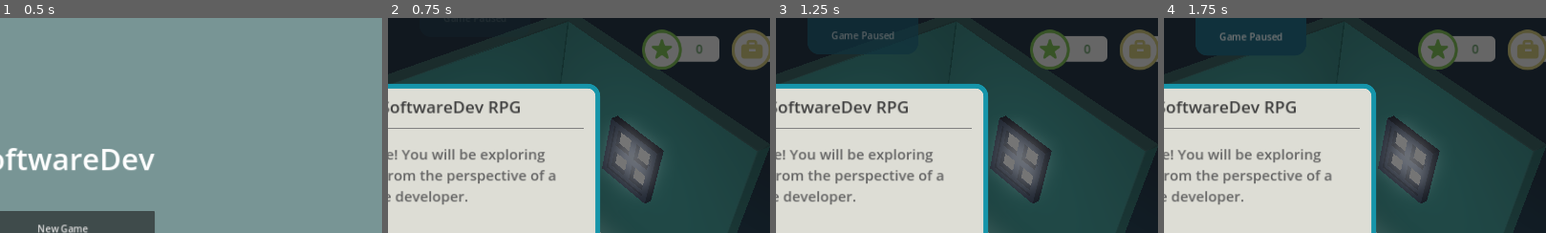
Above: before the commit, frames 1-4 (left to right).
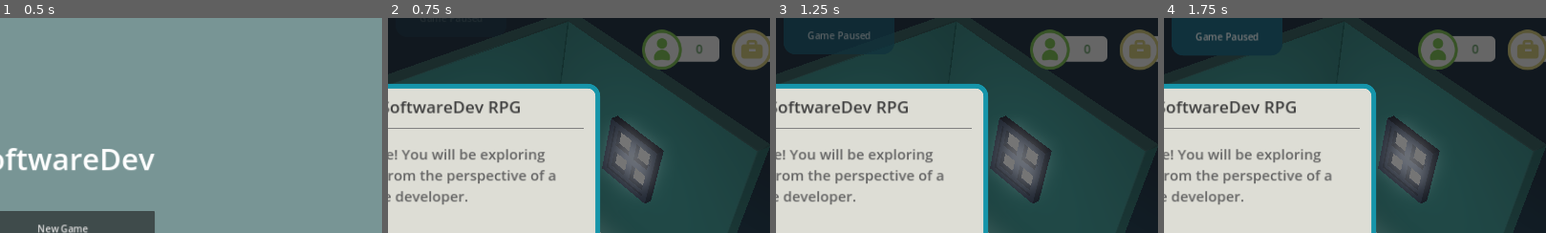
Above: after the commit, the same moments.

Repository: Xavier-IV/silver-ili
Game: Godot game, scene res://main.tscn
Two runs of this game, one before a commit and one after it. Both use one fixed random seed, a clock stepped at 60 frames per second and the inputs below.
Inputs:
- Up to frame 1 (0.5 s): no input
- Up to frame 2 (0.75 s): click "New Game" at 0.5 s
- Up to frame 3 (1.25 s): no input
- Up to frame 4 (1.75 s): click "Career" at 1.25 s
The pictures show only the part of the screen within x 42-92%, y 0-50%; the shares and areas given below are measured in that part.

Frame 1 is identical in both runs. In frame 2, 0.2% of the frame differs, in the area x 69-75%, y 9-20%; in frame 3, 0.6%; in frame 4, 2.1%, in the area x 2-75%, y 0-20%.

Commit message:
feat: Integrate work reputation

Diff:
--- a/arts/circle_stat.svg
+++ b/arts/circle_stat.svg
@@ -1,5 +1,6 @@
 <svg width="130" height="67" viewBox="0 0 130 67" fill="none" xmlns="http://www.w3.org/2000/svg">
-<path d="M56.5583 10.1299H120C125.523 10.1299 130 14.607 130 20.1299V43.1818C130 48.7047 125.523 53.1818 120 53.1818H56.5583V10.1299Z" fill="#D9D9D9"/>
+<path d="M56.5586 10.1299H120C125.523 10.1299 130 14.607 130 20.1299V43.1818C130 48.7047 125.523 53.1818 120 53.1818H56.5586V10.1299Z" fill="#D9D9D9"/>
 <circle cx="33.3442" cy="33.3442" r="30.8442" fill="#D9D9D9" stroke="#64A939" stroke-width="5"/>
-<path d="M31.4421 16.8281C32.0408 14.9855 34.6477 14.9855 35.2464 16.8281L37.9176 25.0494C38.1854 25.8735 38.9533 26.4314 39.8197 26.4314H48.4641C50.4016 26.4314 51.2071 28.9106 49.6397 30.0494L42.6462 35.1305C41.9453 35.6398 41.652 36.5425 41.9197 37.3666L44.591 45.5879C45.1897 47.4305 43.0807 48.9627 41.5133 47.8239L34.5198 42.7429C33.8188 42.2336 32.8697 42.2336 32.1687 42.7429L25.1752 47.8239C23.6078 48.9627 21.4988 47.4305 22.0975 45.5879L24.7688 37.3666C25.0365 36.5425 24.7432 35.6398 24.0423 35.1305L17.0488 30.0494C15.4814 28.9106 16.2869 26.4314 18.2244 26.4314H26.8688C27.7352 26.4314 28.5031 25.8735 28.7709 25.0494L31.4421 16.8281Z" fill="#64A939"/>
+<path d="M47.031 46.5962C47.031 54.0606 40.9799 49.7763 33.5155 49.7763C26.0511 49.7763 20 54.0606 20 46.5962C20 39.1318 26.0511 33.0807 33.5155 33.0807C40.9799 33.0807 47.031 39.1318 47.031 46.5962Z" fill="#64A939"/>
+<circle cx="33.5153" cy="22.7453" r="8.74532" fill="#64A939"/>
 </svg>
--- a/globals/global_job.gd
+++ b/globals/global_job.gd
@@ -21,9 +21,7 @@
 
 
 func _on_hour_advanced():
-	print("hour advanced")
 	if currently_working():
-		print("currently working")
 		if GlobalDateTime.get_hour() == GlobalVar.employment_detail["working_hours"][0]:
 			var _notification = GlobalSignal.Notification.new()
 
--- a/globals/global_save.gd
+++ b/globals/global_save.gd
@@ -7,7 +7,6 @@
 
 
 func save():
-	print("Saving game...")
 	emit_signal("sig_saving_game")
 	var global_employment = {
 		"current": GlobalVar.current_job, "detail": GlobalVar.employment_detail
@@ -42,7 +41,6 @@
 
 
 func load():
-	print("Loading game...use a lot resource")
 	if not FileAccess.file_exists("user://savegame.save"):
 		return  # Error! We don't have a save to load.
 
@@ -64,7 +62,6 @@
 			)
 			continue
 		var node_data = json.data
-		print(node_data["global_employment"])
 		GlobalVar.current_job = node_data["global_employment"]["current"]
 		GlobalVar.employment_detail = node_data["global_employment"]["detail"]
 
--- a/globals/global_var.gd
+++ b/globals/global_var.gd
@@ -12,10 +12,10 @@
 
 var employment_detail = {
 	"job_id": 0,
-	"employer_name": "Example employer",
+	"employer_name": "",
 	"description": "",
 	"role": "",
-	"salary": 10000,
+	"salary": 0.0,
 	"start_date": "",
 	"end_date": "",
 	"status": "Pending",
--- a/scenes/MainMenu/play_button.gd
+++ b/scenes/MainMenu/play_button.gd
@@ -3,8 +3,6 @@
 
 # Called when the node enters the scene tree for the first time.
 func _ready():
-	DirAccess.remove_absolute("user://savegame.save")
-
 	if not FileAccess.file_exists("user://savegame.save"):
 		return  # Error! We don't have a save to load.
 
@@ -12,7 +10,5 @@
 
 
 func _pressed():
-	print("Button pressed")
 	GlobalSave.load()
-	# GlobalDateTime.set_paused(false)
 	get_tree().change_scene_to_file("res://scenes/Game/game_scene.tscn")
--- a/scenes/game_scene.tscn
+++ b/scenes/game_scene.tscn
@@ -1,6 +1,5 @@
-[gd_scene load_steps=9 format=3 uid="uid://w11w5237gwag"]
+[gd_scene load_steps=8 format=3 uid="uid://w11w5237gwag"]
 
-[ext_resource type="Script" path="res://main.gd" id="1_qsenr"]
 [ext_resource type="PackedScene" uid="uid://dmk3b3rglyv4k" path="res://scenes/table.tscn" id="2_w2vkb"]
 [ext_resource type="PackedScene" uid="uid://coxw0lsua1i7k" path="res://scenes/monitor.tscn" id="3_5xmrd"]
 [ext_resource type="PackedScene" uid="uid://cyk1fh4jmfcad" path="res://scenes/mini_room.tscn" id="4_88i73"]
@@ -16,7 +15,6 @@
 glow_enabled = true
 
 [node name="Main" type="Node3D"]
-script = ExtResource("1_qsenr")
 
 [node name="Timer" type="Timer" parent="."]
 wait_time = 0.5
--- a/scenes/menus/career_button.gd
+++ b/scenes/menus/career_button.gd
@@ -2,22 +2,4 @@
 
 
 func _on_pressed():
-	print("exec")
 	%CareerPanel.visible = true
-# 	var margin = MarginContainer.new()
-# 	margin.z_index = 3
-# 	margin.add_theme_constant_override("margin_left", 20)
-# 	margin.add_theme_constant_override("margin_top", 20)
-# 	margin.add_theme_constant_override("margin_right", 20)
-# 	margin.add_theme_constant_override("margin_bottom", 20)
-
-# 	var career_panel = preload("res://scenes/menus/panels/section_panel.tscn").instantiate()
-# 	career_panel.section_name = "My Career"
-# 	career_panel.connect("_on_close_button_pressed", _on_close_button_pressed)
-# 	margin.add_child(career_panel)
-# 	%SideControl.add_child(margin)
-# 	# %SideControl.move_child(margin, 0)
-
-# func _on_close_button_pressed():
-# 	print("close")
-# %SideControl.remove_child(%SideControl.get_child(0))
--- a/scenes/menus/find_job/find_job_button.gd
+++ b/scenes/menus/find_job/find_job_button.gd
@@ -13,15 +13,3 @@
 
 func _on_pressed():
 	%FindJobPanel.visible = true
-	# print("exec job")
-	# var margin = MarginContainer.new()
-	# margin.add_theme_constant_override("margin_left", 20)
-	# margin.add_theme_constant_override("margin_top", 20)
-	# margin.add_theme_constant_override("margin_right", 20)
-	# margin.add_theme_constant_override("margin_bottom", 20)
-
-	# var job_panel = preload("res://scenes/menus/panels/section_panel.tscn").instantiate()
-	# job_panel.section_name = "Find Job"
-	# margin.add_child(job_panel)
-	# %SideControl.add_child(margin)
-	# # %SideControl.move_child(margin, 0)
--- a/scenes/menus/find_job/job_item.gd
+++ b/scenes/menus/find_job/job_item.gd
@@ -5,7 +5,6 @@
 
 # Called when the node enters the scene tree for the first time.
 func set_detail(job):
-	print("passing details")
 	_job = job
 	%Title.text = job["name"]
 	%Description.text = job["description"]
--- a/scenes/menus/find_job/job_item.tscn
+++ b/scenes/menus/find_job/job_item.tscn
@@ -14,14 +14,15 @@
 [sub_resource type="Theme" id="Theme_7k3dh"]
 
 [node name="JobItem" type="MarginContainer"]
-anchors_preset = 10
+anchors_preset = 15
 anchor_right = 1.0
-offset_bottom = 163.0
+anchor_bottom = 1.0
 grow_horizontal = 2
+grow_vertical = 2
 theme = ExtResource("1_s63hm")
-theme_override_constants/margin_left = 20
+theme_override_constants/margin_left = 0
 theme_override_constants/margin_top = 10
-theme_override_constants/margin_right = 20
+theme_override_constants/margin_right = 0
 theme_override_constants/margin_bottom = 10
 script = ExtResource("1_hf3bk")
 
--- a/scenes/menus/menu.tscn
+++ b/scenes/menus/menu.tscn
@@ -17,6 +17,7 @@
 [ext_resource type="Script" path="res://scenes/menus/stat_list.gd" id="16_6uk8p"]
 [ext_resource type="PackedScene" uid="uid://by8qa8g7sjbeu" path="res://scenes/menus/panels/career/career_details.tscn" id="16_xjug7"]
 [ext_resource type="Script" path="res://scenes/menus/panels/jobs/job_listings.gd" id="17_m13lr"]
+[ext_resource type="PackedScene" uid="uid://cqqcgq6gqvbn" path="res://scenes/menus/panels/jobs/job_listings.tscn" id="19_u2wei"]
 [ext_resource type="PackedScene" uid="uid://brvqu5rbp37cn" path="res://scenes/StatList.tscn" id="26_ragi3"]
 
 [sub_resource type="Animation" id="Animation_w2anp"]
@@ -293,20 +294,6 @@
 "version": 3
 }
 
-[sub_resource type="PackedScene" id="PackedScene_n6uoq"]
-resource_local_to_scene = true
-_bundled = {
-"conn_count": 0,
-"conns": PackedInt32Array(),
-"editable_instances": [],
-"names": PackedStringArray("JobListings", "anchors_preset", "anchor_right", "anchor_bottom", "grow_horizontal", "grow_vertical", "script", "ScrollContainer", "VBoxContainer", "z_index", "y_sort_enabled", "layout_mode", "size_flags_horizontal", "size_flags_vertical"),
-"node_count": 2,
-"node_paths": [],
-"nodes": PackedInt32Array(-1, -1, 7, 0, -1, 6, 1, 0, 2, 1, 3, 1, 4, 2, 5, 2, 6, 3, 0, 0, 0, 8, 8, -1, 5, 9, 4, 10, 5, 11, 2, 12, 4, 13, 4, 0),
-"variants": [15, 1.0, 2, ExtResource("17_m13lr"), 3, true],
-"version": 3
-}
-
 [node name="UserInterface" type="Control"]
 layout_mode = 3
 anchors_preset = 15
@@ -327,8 +314,8 @@
 [node name="GlobalEventPanel" parent="." instance=ExtResource("4_v8ik4")]
 layout_mode = 1
 offset_top = -44.24
-offset_right = 81.0
-offset_bottom = 18.76
+offset_bottom = -44.24
+metadata/_edit_group_ = true
 
 [node name="PrimeContainer" type="HBoxContainer" parent="."]
 y_sort_enabled = true
@@ -457,26 +444,34 @@
 text = "Find Job"
 script = ExtResource("10_iirfd")
 
-[node name="CareerPanel" parent="PrimeContainer/SideControl" groups=["PanelGroups"] instance=ExtResource("14_ac5pp")]
+[node name="MarginContainer" type="MarginContainer" parent="PrimeContainer/SideControl"]
+layout_mode = 2
+mouse_filter = 2
+theme_override_constants/margin_left = 20
+theme_override_constants/margin_top = 20
+theme_override_constants/margin_right = 20
+theme_override_constants/margin_bottom = 20
+
+[node name="CareerPanel" parent="PrimeContainer/SideControl/MarginContainer" groups=["PanelGroups"] instance=ExtResource("14_ac5pp")]
 unique_name_in_owner = true
 visible = false
 layout_mode = 2
 section_name = "Career"
 content = ExtResource("16_xjug7")
 
-[node name="SkillsPanel" parent="PrimeContainer/SideControl" groups=["PanelGroups"] instance=ExtResource("14_ac5pp")]
+[node name="SkillsPanel" parent="PrimeContainer/SideControl/MarginContainer" groups=["PanelGroups"] instance=ExtResource("14_ac5pp")]
 unique_name_in_owner = true
 visible = false
 layout_mode = 2
 section_name = "Skills"
-content = SubResource("PackedScene_g5gmq")
-
-[node name="FindJobPanel" parent="PrimeContainer/SideControl" groups=["PanelGroups"] instance=ExtResource("14_ac5pp")]
+content = SubResource("PackedScene_5cyf0")
+
+[node name="FindJobPanel" parent="PrimeContainer/SideControl/MarginContainer" groups=["PanelGroups"] instance=ExtResource("14_ac5pp")]
 unique_name_in_owner = true
 visible = false
 layout_mode = 2
 section_name = "Find Job"
-content = SubResource("PackedScene_n6uoq")
+content = ExtResource("19_u2wei")
 
 [connection signal="pressed" from="PrimeContainer/SideControl/VBoxContainer/MarginContainer/ActionGroups/CareerButton" to="PrimeContainer/SideControl/VBoxContainer/MarginContainer/ActionGroups/CareerButton" method="_on_pressed"]
 [connection signal="pressed" from="PrimeContainer/SideControl/VBoxContainer/MarginContainer/ActionGroups/SkillsButton" to="PrimeContainer/SideControl/VBoxContainer/MarginContainer/ActionGroups/SkillsButton" method="_on_pressed"]
--- a/scenes/menus/panels/career/career_details.tscn
+++ b/scenes/menus/panels/career/career_details.tscn
@@ -13,9 +13,10 @@
 [node name="CompanyName" type="Label" parent="."]
 unique_name_in_owner = true
 layout_mode = 2
-text = "Company Name: %s"
+text = "Company Name: -"
 script = ExtResource("1_v5c82")
 
 [node name="CompanySalary" type="Label" parent="."]
 layout_mode = 2
+text = "Company Salary: -"
 script = ExtResource("2_rho2b")
--- a/scenes/menus/panels/career/company_salary.gd
+++ b/scenes/menus/panels/career/company_salary.gd
@@ -8,4 +8,4 @@
 
 # Called every frame. 'delta' is the elapsed time since the previous frame.
 func _process(delta):
-	text = "Company Name: RM %s" % GlobalVar.employment_detail["salary"]
+	text = "Company Salary: RM %s" % GlobalVar.employment_detail["salary"]
--- a/scenes/menus/panels/jobs/job_listings.gd
+++ b/scenes/menus/panels/jobs/job_listings.gd
@@ -6,9 +6,6 @@
 
 # Called when the node enters the scene tree for the first time.
 func _ready():
-	print("FindJobMenu ready")
-	print(GlobalVar.jobs)
-	print(listing)
 	for job in GlobalVar.jobs.values():
 		var job_item_instance = job_item.instantiate()
 		job_item_instance.set_detail(job)
--- a/scenes/menus/panels/jobs/job_listings.tscn
+++ b/scenes/menus/panels/jobs/job_listings.tscn
@@ -11,6 +11,8 @@
 grow_vertical = 2
 size_flags_horizontal = 3
 size_flags_vertical = 3
+horizontal_scroll_mode = 0
+vertical_scroll_mode = 3
 script = ExtResource("1_aoj7x")
 
 [node name="VBoxContainer" type="VBoxContainer" parent="."]
--- a/scenes/menus/panels/section_panel.gd
+++ b/scenes/menus/panels/section_panel.gd
@@ -13,7 +13,7 @@
 		var content_instance = content.instantiate()
 		content_instance.size_flags_vertical = 3
 		content_instance.size_flags_horizontal = 3
-		%ContentContainer.add_child(content_instance)
+		%Content.add_child(content_instance)
 
 
 func _on_close_button_pressed():
--- a/scenes/menus/panels/section_panel.tscn
+++ b/scenes/menus/panels/section_panel.tscn
@@ -102,4 +102,11 @@
 layout_mode = 2
 theme_override_constants/separation = 20
 
+[node name="Content" type="ScrollContainer" parent="MarginContainer/ContentContainer"]
+unique_name_in_owner = true
+layout_mode = 2
+size_flags_vertical = 3
+horizontal_scroll_mode = 3
+vertical_scroll_mode = 3
+
 [connection signal="pressed" from="MarginContainer/ContentContainer/HBoxContainer/CloseButton" to="." method="_on_close_button_pressed"]
--- a/scenes/stat_list.gd
+++ b/scenes/stat_list.gd
@@ -6,8 +6,8 @@
 
 # Called when the node enters the scene tree for the first time.
 func _ready():
-	var reputation_message = "[b]Global Reputation[/b]\n\n"
-	reputation_message += "Your standing in your community and around the world. Higher reputation unlocks more opportunities and resources."
+	var reputation_message = "[b]Followers[/b]\n\n"
+	reputation_message += "Your influence in your community and around the world. Higher reputation unlocks more opportunities and resources."
 	reputation_global_stat.set_tooltip(reputation_message)
 
 	var reputation_work_message = "[b]Work Reputation[/b]\n\n"
@@ -18,7 +18,6 @@
 
 
 func _on_stats_changed(stat_name):
-	print(stat_name)
 	if stat_name != "global_reputation" and stat_name != "work_reputation":
 		return
 	_update()
--- a/scenes/tooltip.gd
+++ b/scenes/tooltip.gd
@@ -16,7 +16,6 @@
 
 
 func _on_mouse_exited():
-	print("exit")
 	queue_free()
 
 
Empty file added: main.gd
Not shown: 1 places in scenes/menus/menu.tscn that only renumber resources
Not shown: 5 places in scenes/menus/panels/section_panel.tscn that only renumber resources
